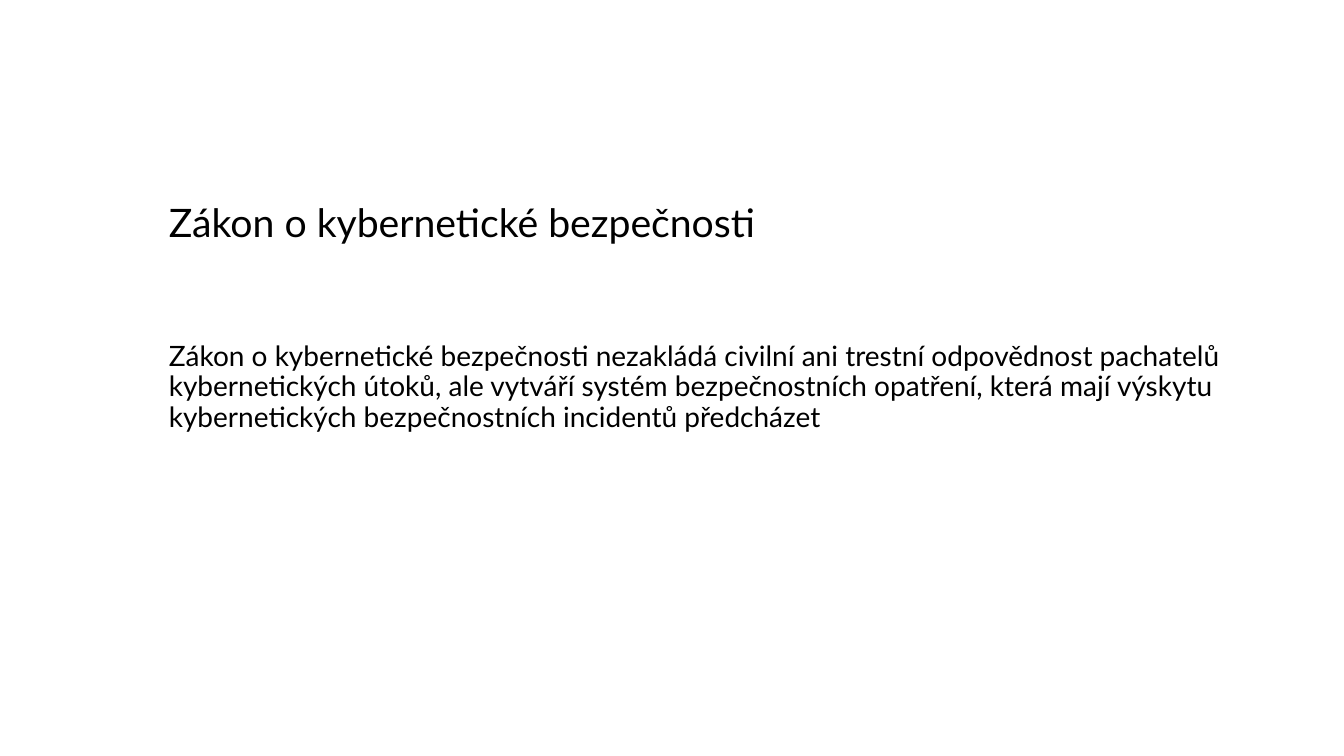
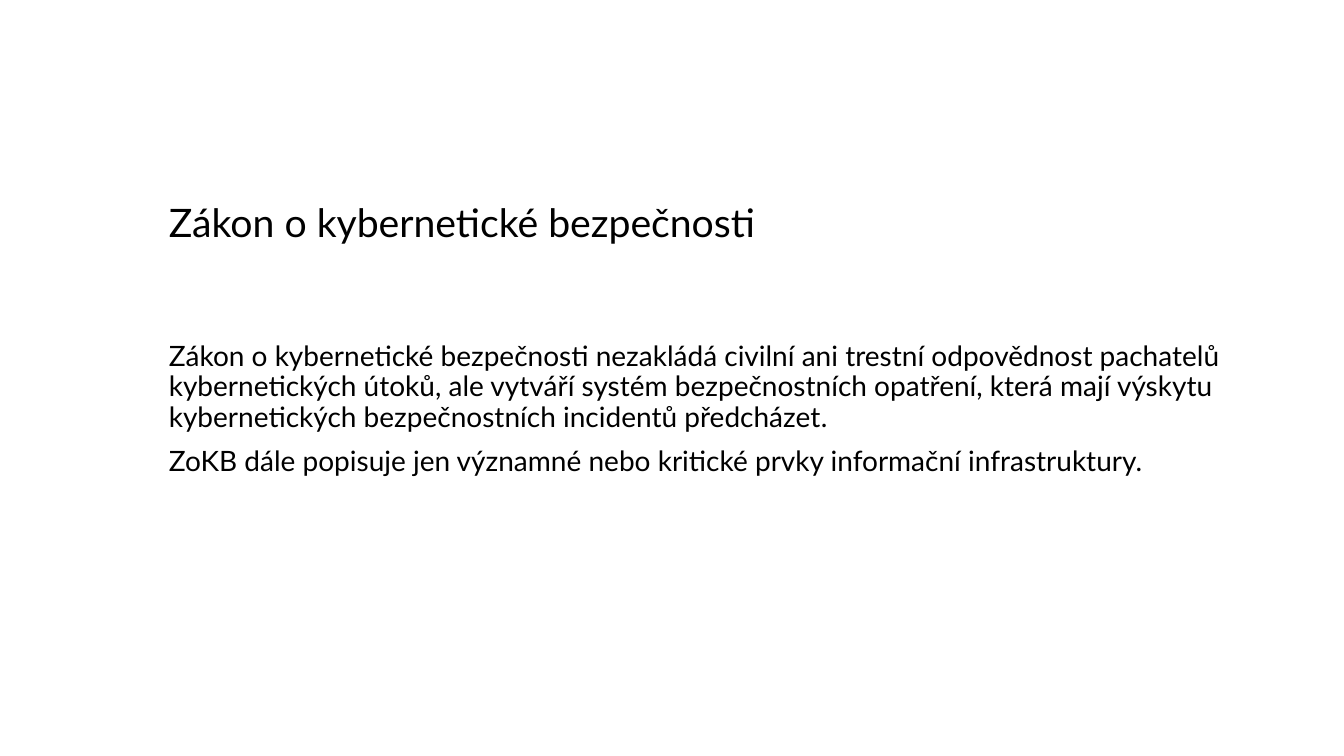
Before and after one commit to zimice/pr2_it_use, a slide deck: slide 6 of Kochanek_projekt_II_it_use_liability.pptx. Drawn at 1344x756 pixels with LibreOffice and Linux fonts; fonts in the diff are those of the drawing; background and template pictures are left out. Boxes give left, top, right and bottom in pixels: in the first picture for what was removed or moved away, otherwise in the second. Text is boxed around its words. In the diff, an @@ line names an element or a change of style, - is before the commit and + after.

```diff
--- a/Kochanek_projekt_II_it_use_liability.pptx
+++ b/Kochanek_projekt_II_it_use_liability.pptx
@@ text at <box>169,345,1219,476</box>: text changed @@
-Zákon o kybernetické bezpečnosti nezakládá civilní ani trestní odpovědnost pachatelů kybernetických útoků, ale vytváří systém bezpečnostních opatření, která mají výskytu kybernetických bezpečnostních incidentů předcházet
+Zákon o kybernetické bezpečnosti nezakládá civilní ani trestní odpovědnost pachatelů kybernetických útoků, ale vytváří systém bezpečnostních opatření, která mají výskytu kybernetických bezpečnostních incidentů předcházet.
+ZoKB dále popisuje jen významné nebo kritické prvky informační infrastruktury.
```
Also in this commit, not shown: 1 other slide changed, 2 other files.
